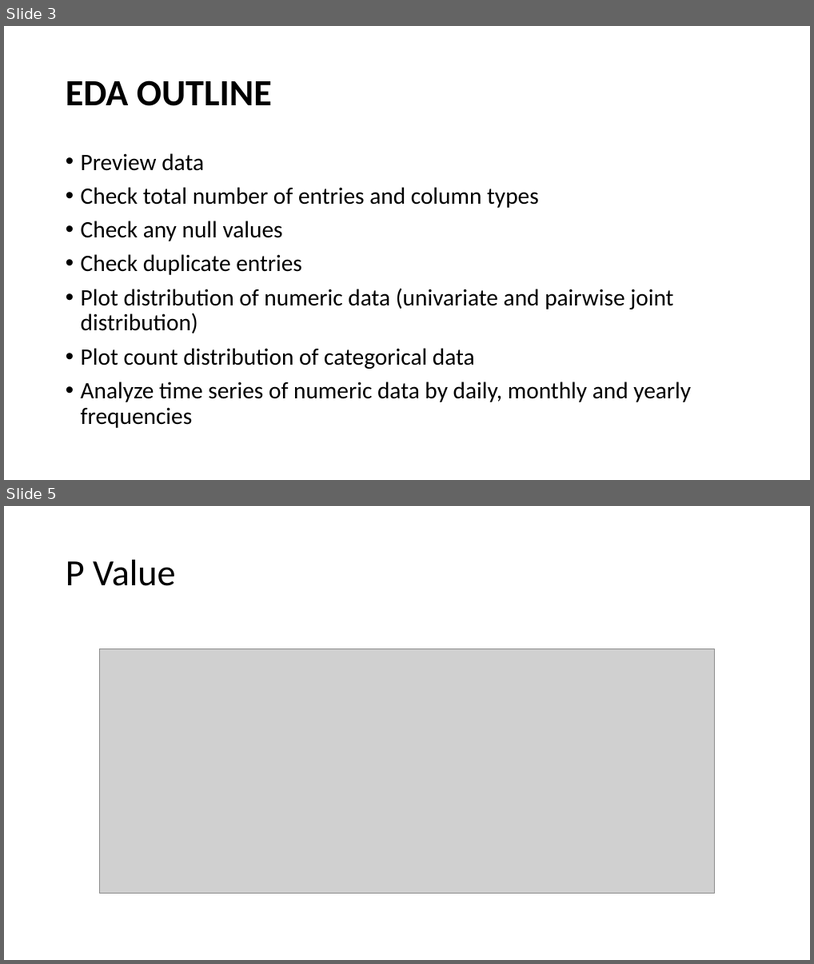
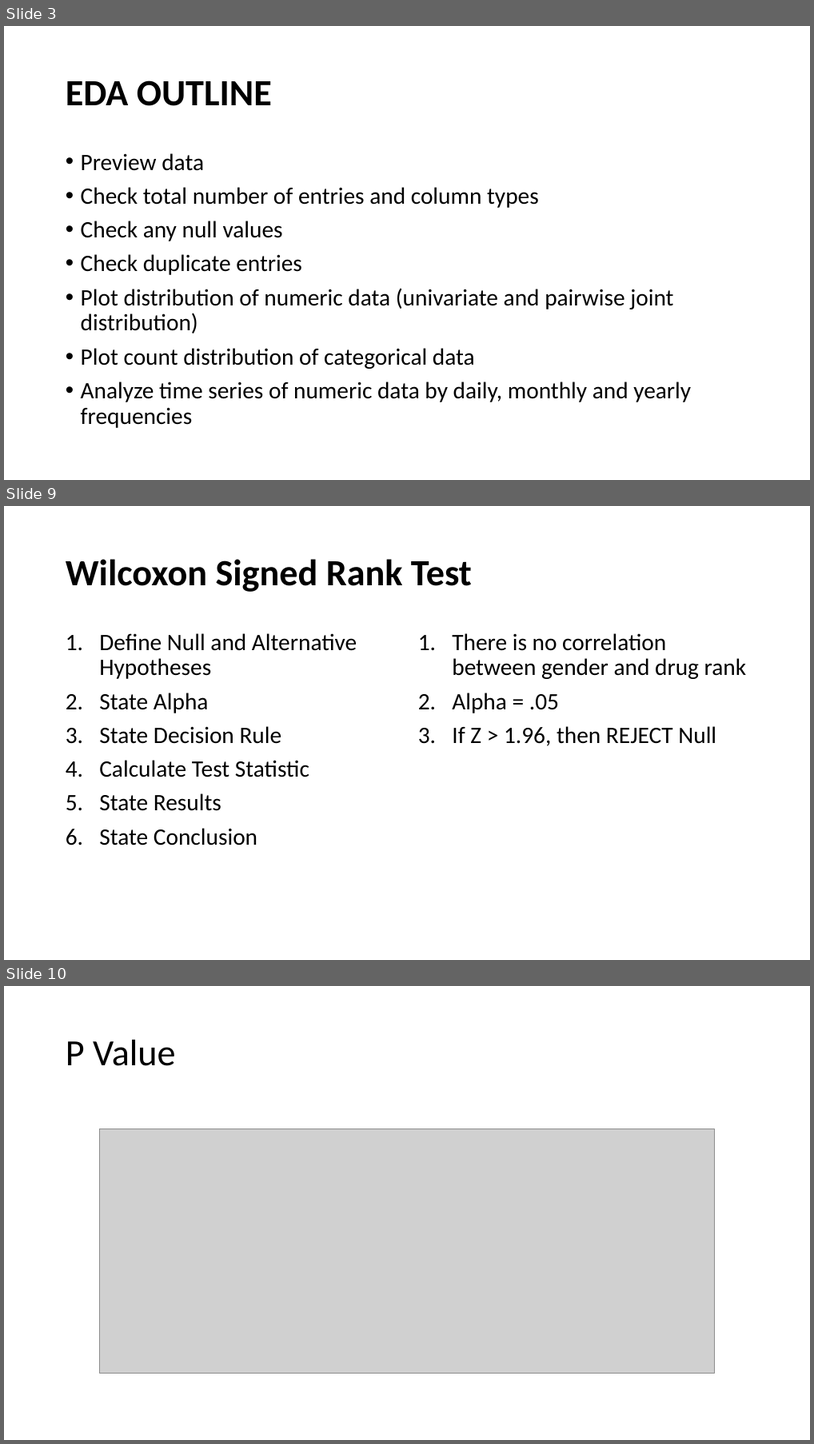
Before and after one commit to Prvargas/Where_Are_The_Drugs, a slide deck: Where_Are_The_Drugs.pptx. Shown one above the other, each under a label of ours: slides 3 and 5 before the commit, slides 3, 9 and 10 after it; the slides between them are not shown. The pictures are 814x964 and 814x1444 pixels, drawn with LibreOffice and Linux fonts; fonts in the diff are those of the drawing; grey boxes stand for pictures. Boxes give left, top, right and bottom in pixels: in the first picture for what was removed or moved away, otherwise in the second. Text is boxed around its words. In the diff, an @@ line names an element or a change of style, - is before the commit and + after.

Commit message:
Having issues ID distribution & Hypothesis test

```diff
--- a/Where_Are_The_Drugs.pptx
+++ b/Where_Are_The_Drugs.pptx
@@ slide 9 added at <box>4,506,810,960</box>, background #FFFFFF @@
@@ title added at <box>66,559,472,592</box>, 44 pt, text #000000, bold @@
+Wilcoxon Signed Rank Test
@@ text added at <box>99,633,357,845</box>, 28 pt, text #000000 @@
+1. Define Null and Alternative Hypotheses
+2. State Alpha
+3. State Decision Rule
+4. Calculate Test Statistic
+5. State Results
+6. State Conclusion
@@ text added at <box>452,633,746,746</box>, 28 pt, text #000000 @@
+1. There is no correlation between gender and drug rank
+2. Alpha = .05
+3. If Z > 1.96, then REJECT Null
@@ what was slide 5 is now slide 10 @@
```
Also in this commit, not shown: 1 slide changed, 4 other slides added, 10 other files.
